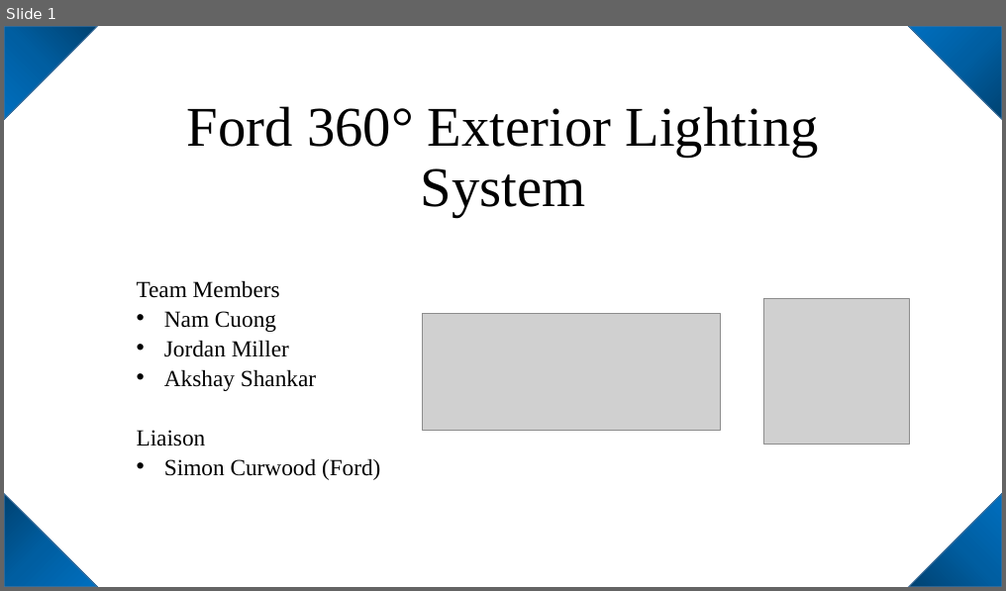
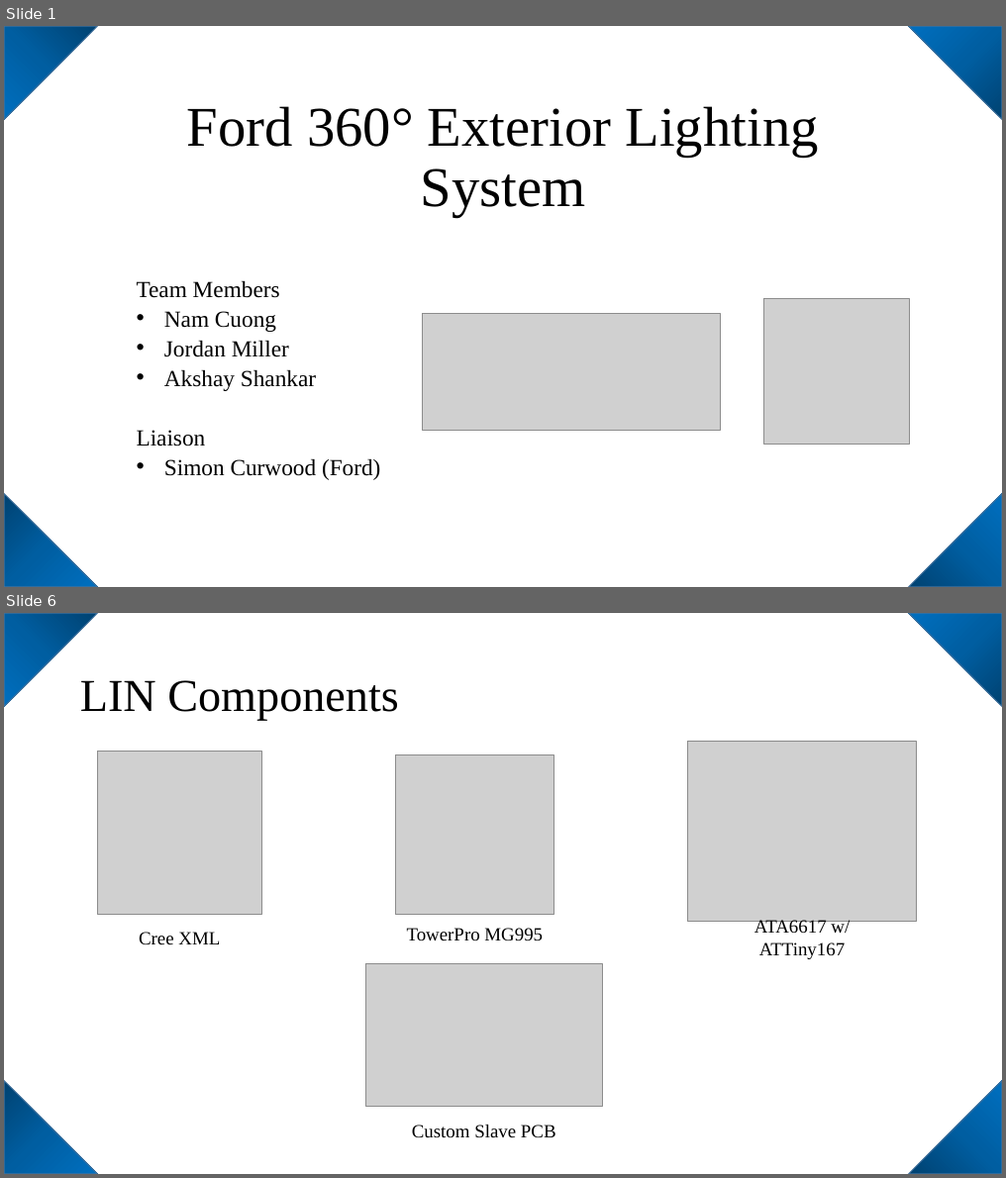
Before and after one commit to jordanm1/AVR-Ford-Lighting-Project, a slide deck: Ford 360° Exterior Lighting System.pptx. Shown one above the other, each under a label of ours: slide 1 before the commit, slides 1 and 6 after it; the slides between them are not shown. The pictures are 1006x591 and 1006x1178 pixels, drawn with LibreOffice and Linux fonts; fonts in the diff are those of the drawing; grey boxes stand for pictures. Boxes give left, top, right and bottom in pixels: in the first picture for what was removed or moved away, otherwise in the second. Text is boxed around its words. In the diff, an @@ line names an element or a change of style, - is before the commit and + after.

```diff
--- a/Ford 360° Exterior Lighting System.pptx
+++ b/Ford 360° Exterior Lighting System.pptx
@@ slide 6 added at bbox=[4, 613, 1002, 1174], background #FFFFFF @@
@@ triangle added at bbox=[4, 613, 98, 707], fill gradient #004272 to #005EA2 to #0070C0, outline #43739E 1 pt @@
@@ triangle added at bbox=[908, 613, 1002, 707], fill gradient #004272 to #005EA2 to #0070C0, outline #43739E 1 pt @@
@@ title added at bbox=[80, 680, 399, 721], 44 pt, text #000000 @@
+LIN Components
@@ picture added at bbox=[98, 752, 261, 915] @@
@@ picture added at bbox=[395, 756, 555, 915] @@
@@ picture added at bbox=[688, 741, 917, 922] @@
@@ text added at bbox=[139, 932, 220, 946], 18 pt, text #000000 @@
+Cree XML
@@ text added at bbox=[407, 928, 543, 942], 18 pt, text #000000 @@
+TowerPro MG995
@@ text added at bbox=[754, 919, 849, 959], 18 pt, text #000000 @@
+ATA6617 w/ ATTiny167
@@ picture added at bbox=[365, 964, 603, 1106] @@
@@ triangle added at bbox=[4, 1081, 98, 1174], fill gradient #004272 to #005EA2 to #0070C0, outline #43739E 1 pt @@
@@ triangle added at bbox=[908, 1081, 1002, 1174], fill gradient #004272 to #005EA2 to #0070C0, outline #43739E 1 pt @@
@@ text added at bbox=[412, 1125, 556, 1139], 18 pt, text #000000 @@
+Custom Slave PCB
```
Also in this commit, not shown: 2 slides changed, 7 other slides added, 1 slide removed.
